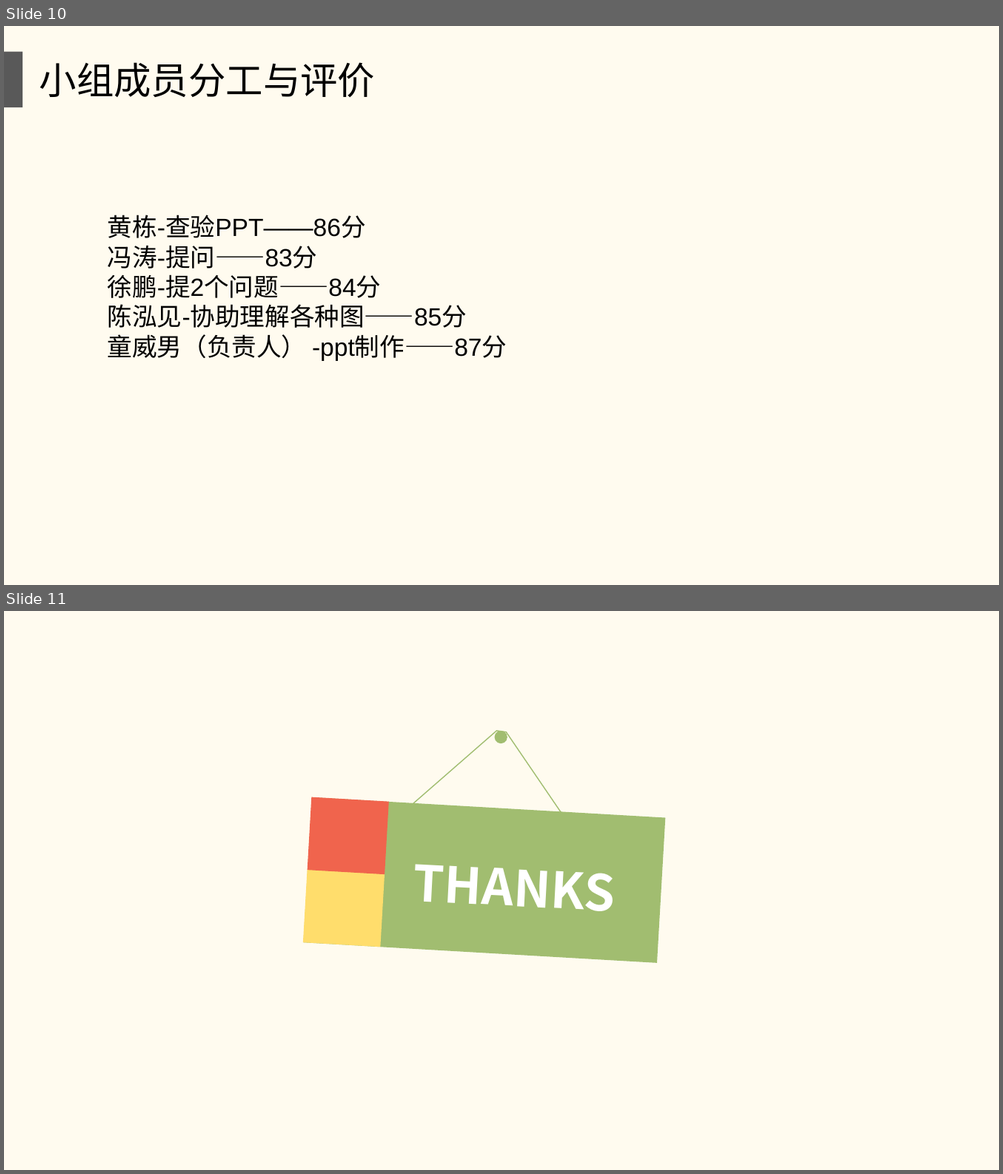
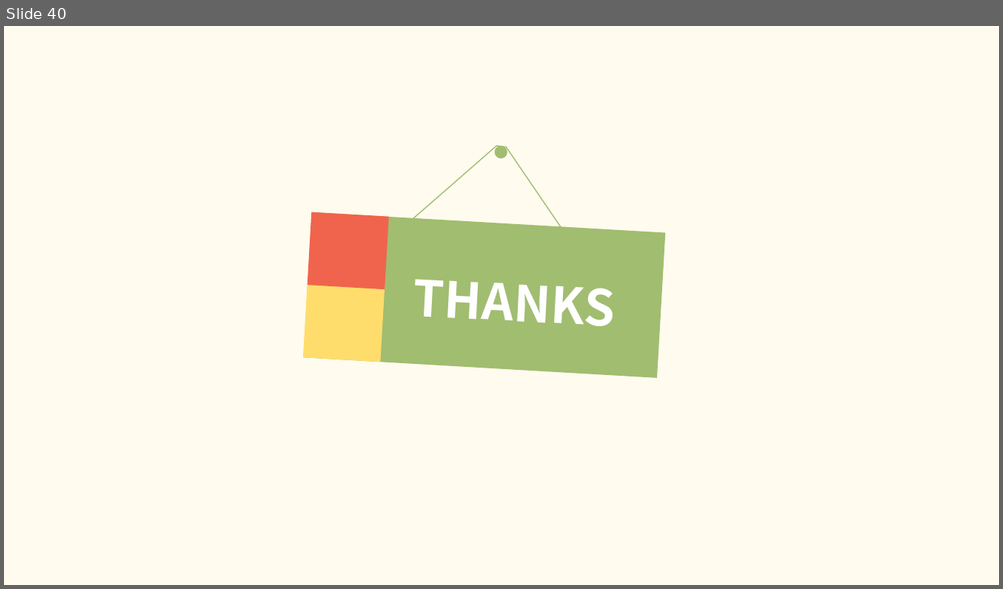
Before and after one commit to twn422/PRD2017, a slide deck: PRD-2017-G24/STW/受控文件/分析设计/软件需求规格说明书/软件需求规格说明书.ppt. Shown one above the other, each under a label of ours: slides 10 and 11 before the commit, slide 40 after it. The pictures are 1003x1174 and 1003x589 pixels, drawn with LibreOffice and Linux fonts; fonts in the diff are those of the drawing. Boxes give left, top, right and bottom in pixels: in the first picture for what was removed or moved away, otherwise in the second. Text is boxed around its words. In the diff, an @@ line names an element or a change of style, - is before the commit and + after.

```diff
--- a/PRD-2017-G24/STW/受控文件/分析设计/软件需求规格说明书/软件需求规格说明书.ppt
+++ b/PRD-2017-G24/STW/受控文件/分析设计/软件需求规格说明书/软件需求规格说明书.ppt
@@ slide 10 removed at <box>4,26,999,585</box>, background #FFFBEF @@
@@ rectangle removed at <box>4,51,22,107</box> @@
@@ text removed at <box>40,62,375,97</box> @@
-小组成员分工与评价
@@ text removed at <box>108,215,506,361</box> @@
-黄栋-查验PPT——86分
-冯涛-提问——83分
-徐鹏-提2个问题——84分
-陈泓见-协助理解各种图——85分
-童威男（负责人） -ppt制作——87分
@@ what was slide 11 is now slide 40 @@
```
Also in this commit, not shown: 1 slide changed, 32 slides added, 2 other slides removed, 24 other files.
